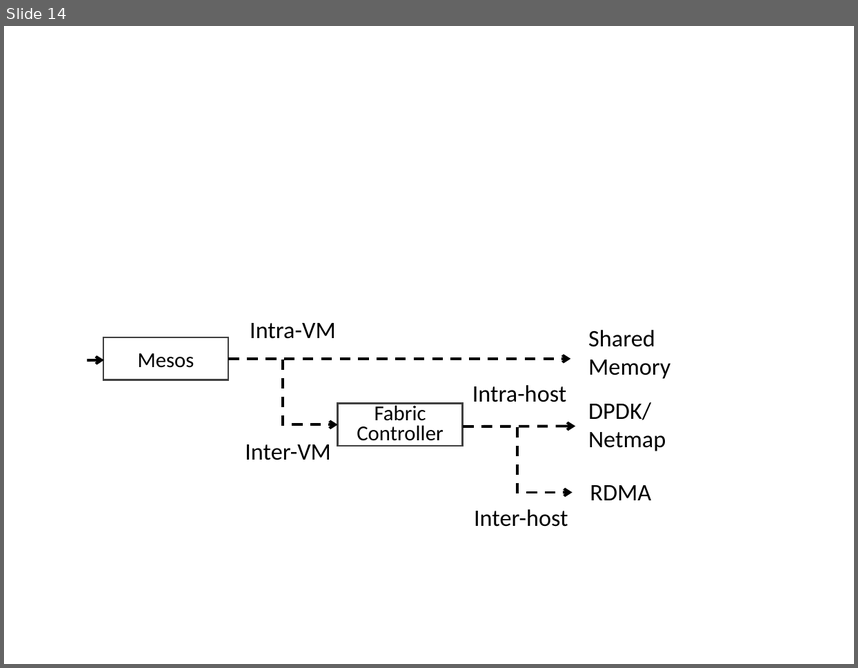
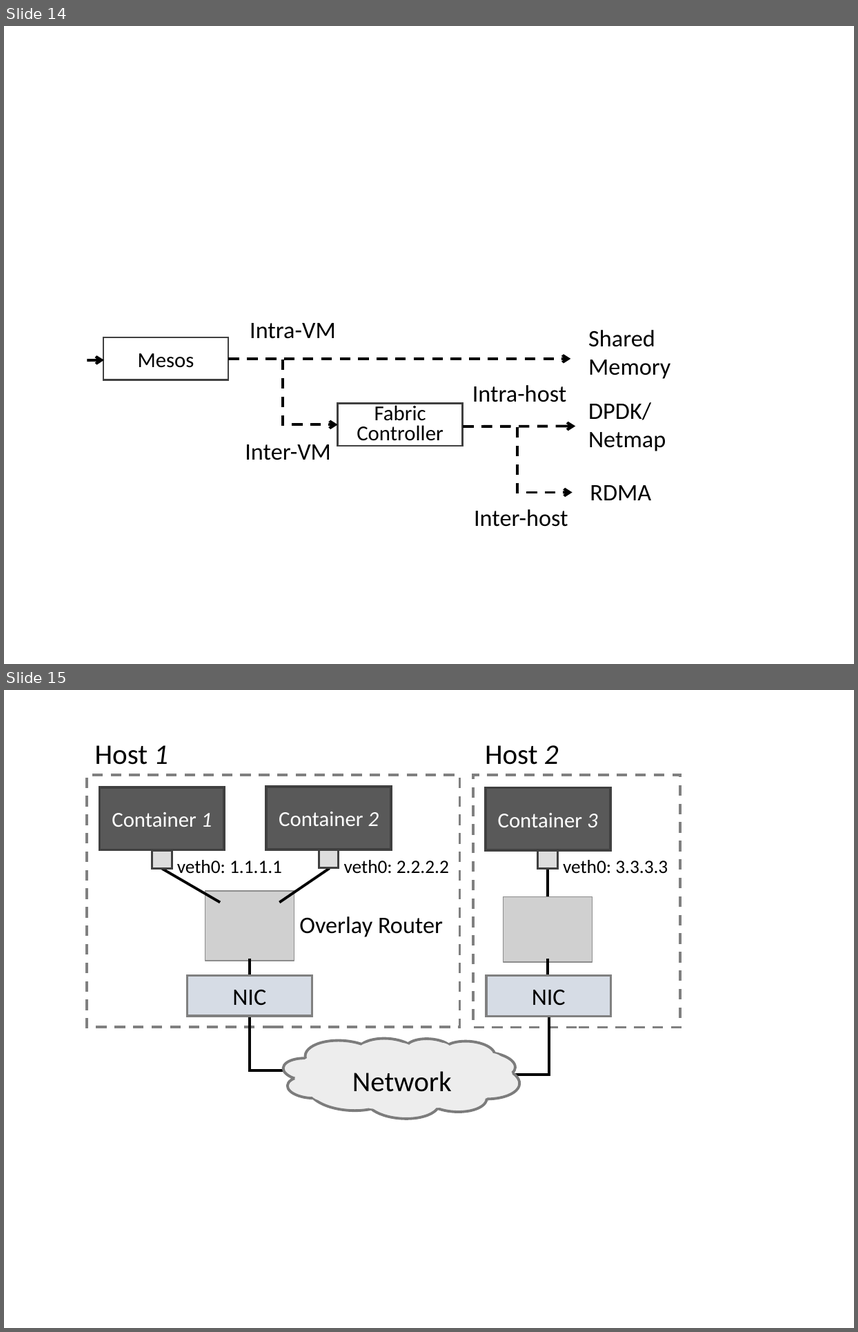
Before and after one commit to lampson0505/freeflow-hotnets16, a slide deck: figures/figures.pptx. Shown one above the other, each under a label of ours: slide 14 before the commit, slides 14 and 15 after it. The pictures are 858x668 and 858x1332 pixels, drawn with LibreOffice and Linux fonts; fonts in the diff are those of the drawing; grey boxes stand for pictures. Boxes give left, top, right and bottom in pixels: in the first picture for what was removed or moved away, otherwise in the second. Text is boxed around its words. In the diff, an @@ line names an element or a change of style, - is before the commit and + after.

```diff
--- a/figures/figures.pptx
+++ b/figures/figures.pptx
@@ slide 15 added at (x1=4, y1=690, x2=854, y2=1328), background #FFFFFF @@
@@ text added at (x1=95, y1=745, x2=168, y2=765), 24 pt, text #000000 @@
+Host 1
@@ text added at (x1=485, y1=745, x2=559, y2=765), 24 pt, text #000000 @@
+Host 2
@@ rectangle added at (x1=87, y1=775, x2=459, y2=1027), outline #808080 2.25 pt dashed @@
@@ rectangle added at (x1=99, y1=787, x2=224, y2=850), fill #595959, outline #404040 2.25 pt, 18 pt, text #FFFFFF @@
+Container 1
@@ rectangle added at (x1=267, y1=787, x2=392, y2=850), fill #595959, outline #404040 2.25 pt, 18 pt, text #FFFFFF @@
+Container 2
@@ rectangle added at (x1=473, y1=775, x2=681, y2=1027), outline #808080 2.25 pt dashed @@
@@ rectangle added at (x1=485, y1=788, x2=610, y2=851), fill #595959, outline #404040 2.25 pt, 18 pt, text #FFFFFF @@
+Container 3
@@ rectangle added at (x1=152, y1=850, x2=172, y2=867), fill #DDDDDD, outline #404040 1.75 pt @@
@@ rectangle added at (x1=319, y1=850, x2=338, y2=867), fill #DDDDDD, outline #404040 1.75 pt @@
@@ rectangle added at (x1=538, y1=851, x2=557, y2=869), fill #DDDDDD, outline #404040 1.75 pt @@
@@ line added from (162, 869) to (220, 903), #000000 2.25 pt @@
@@ text added at (x1=177, y1=860, x2=282, y2=878), 16 pt, text #000000 @@
+veth0: 1.1.1.1
@@ line added from (330, 869) to (279, 903), #000000 2.25 pt @@
@@ text added at (x1=344, y1=860, x2=449, y2=874), 16 pt, text #000000 @@
+veth0: 2.2.2.2
@@ line added from (548, 869) to (548, 896), #000000 2.25 pt @@
@@ text added at (x1=563, y1=860, x2=668, y2=874), 16 pt, text #000000 @@
+veth0: 3.3.3.3
@@ picture added at (x1=205, y1=891, x2=294, y2=960) @@
@@ picture added at (x1=503, y1=896, x2=593, y2=962) @@
@@ text added at (x1=299, y1=916, x2=443, y2=937), 20 pt, text #000000 @@
+Overlay Router
@@ line added from (250, 958) to (250, 988), #000000 2.25 pt @@
@@ line added from (548, 958) to (548, 988), #000000 2.25 pt @@
@@ rectangle added at (x1=187, y1=975, x2=312, y2=1016), fill #D6DCE5, outline #808080 2 pt, 20 pt, text #000000 @@
+NIC
@@ rectangle added at (x1=486, y1=976, x2=611, y2=1016), fill #D6DCE5, outline #808080 2 pt, 20 pt, text #000000 @@
+NIC
@@ elbow line added from (549, 980) to (491, 1074), #000000 2.25 pt @@
@@ elbow line added from (250, 1016) to (283, 1070), #000000 2.25 pt @@
@@ group added at (x1=281, y1=1029, x2=522, y2=1125): 11 ellipses, 1 cloud, 1 text @@
+Network
```
Also in this commit, not shown: 5 other files.
